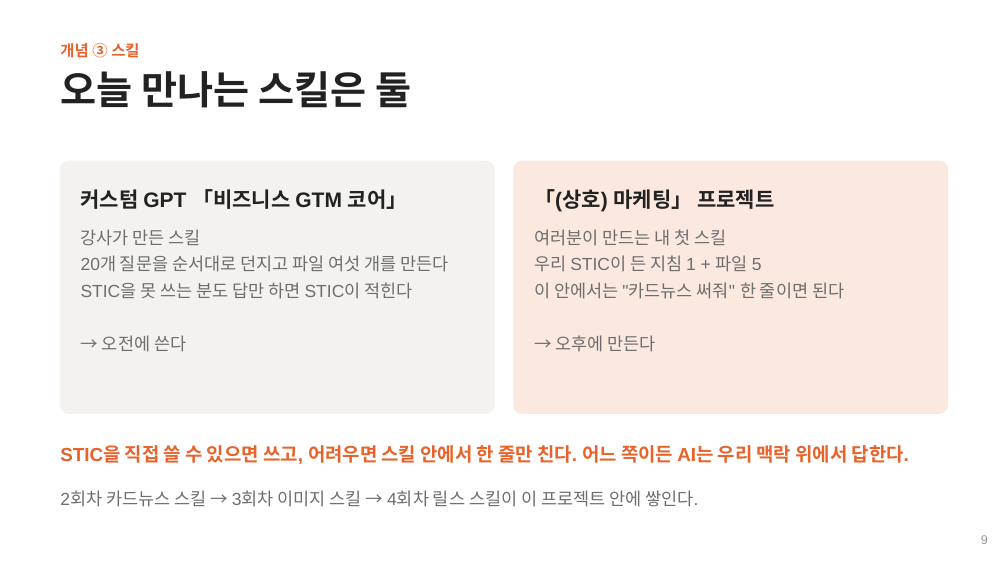
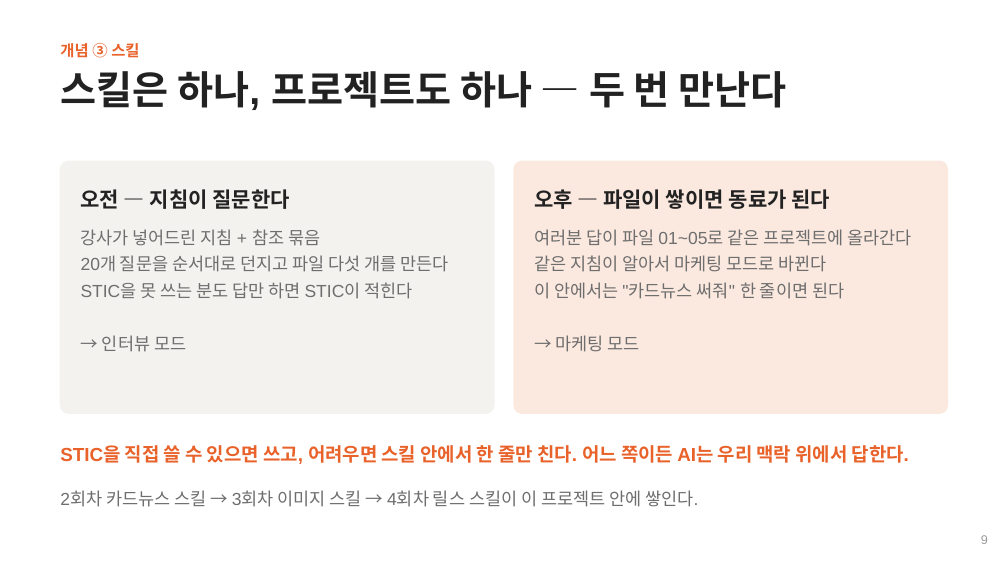
Before and after one commit to selfishclub/biz-gtm-core, a slide deck: slide 9 of course/1회차_교안_슬라이드.pptx. Drawn at 1008x567 pixels with LibreOffice and Linux fonts; fonts in the diff are those of the drawing. Boxes give left, top, right and bottom in pixels: in the first picture for what was removed or moved away, otherwise in the second. Text is boxed around its words. In the diff, an @@ line names an element or a change of style, - is before the commit and + after.

```diff
--- a/course/1회차_교안_슬라이드.pptx
+++ b/course/1회차_교안_슬라이드.pptx
@@ text at [60, 71, 787, 110]: text changed @@
-오늘 만나는 스킬은 둘
+스킬은 하나, 프로젝트도 하나 — 두 번 만난다
@@ text at [81, 189, 289, 209]: text changed @@
-커스텀 GPT 「비즈니스 GTM 코어」
+오전 — 지침이 질문한다
@@ text at [534, 189, 830, 209]: text changed @@
-「(상호) 마케팅」 프로젝트
+오후 — 파일이 쌓이면 동료가 된다
@@ text at [81, 229, 449, 272]: text changed @@
-강사가 만든 스킬
-20개 질문을 순서대로 던지고 파일 여섯 개를 만든다
+강사가 넣어드린 지침 + 참조 묶음
+20개 질문을 순서대로 던지고 파일 다섯 개를 만든다
@@ text at [534, 229, 912, 272]: text changed @@
-여러분이 만드는 내 첫 스킬
-우리 STIC이 든 지침 1 + 파일 5
+여러분 답이 파일 01~05로 같은 프로젝트에 올라간다
+같은 지침이 알아서 마케팅 모드로 바뀐다
@@ text at [102, 335, 186, 352]: text changed @@
-→ 오전에 쓴다
+→ 인터뷰 모드
@@ text at [556, 335, 640, 352]: text changed @@
-→ 오후에 만든다
+→ 마케팅 모드
```
Also in this commit, not shown: 10 other slides changed, 19 other files.
